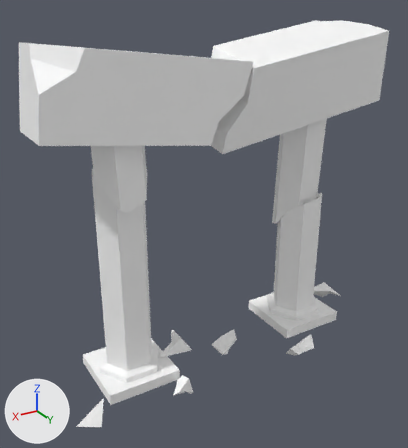
The FBX model Assets/Models/Item/Desert/ManmadeMore_shamo_shizhu4.fbx: old version first, new version second.
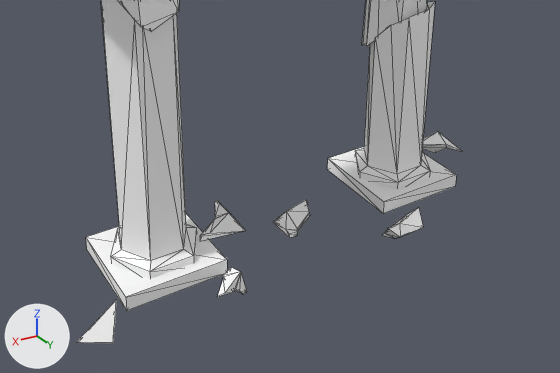
Each version appears first whole from a camera (50 mm lens) standing at (7.64, 11.7, 9.83) and looking at (0.5, -0.2, 3.88), and next in a close-up on the part from 6% to 100% of the width and 43% to 100% of the height. Arrows for +X, +Y and +Z are at lower left; the lights stay in place. The close-ups show mesh edges as thin lines. Where no turn or scale is listed for an object, it has been applied to the vertices.

In view in the first close-up: 'shamo_shizhu4'.
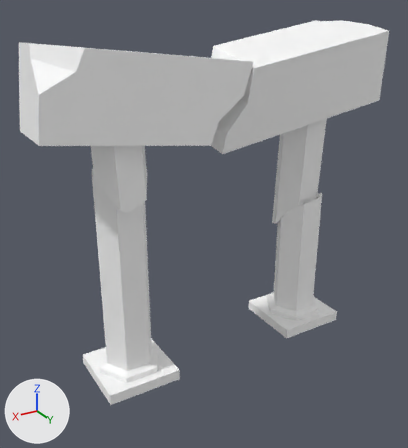
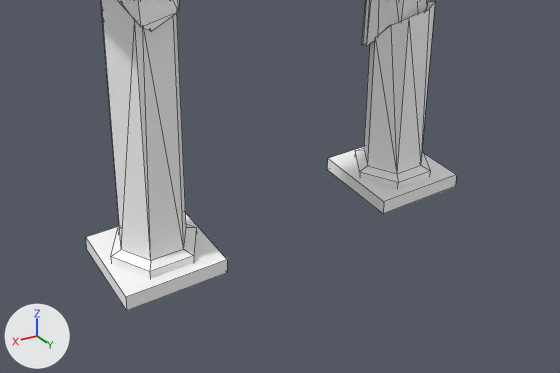
What differs and where, as boxes [x1, y1, x2, y2] in the close-ups (560 x 373 px):
'shamo_shizhu4', reshaped
    before: [77, 0, 463, 343]
    after: [86, 0, 457, 310]
part 1 of me_mesh, deleted
    before: [77, 131, 463, 343]
part 2 of me_mesh, cut back
    both: [86, 0, 457, 310]

The change, as a diff of the scene's bpy script:
```diff
--- a/Assets/Models/Item/Desert/ManmadeMore_shamo_shizhu4.fbx.py
+++ b/Assets/Models/Item/Desert/ManmadeMore_shamo_shizhu4.fbx.py
@@ me_mesh @@
 # used by ob_shamo_shizhu4; location = (0.0, 0.0, 0.0)
-me_mesh.from_pydata(...)  # 224 vertices, 392 faces; spans x -4.82..4.82, y -1.46..1.46, z -0.65..8.82
+me_mesh.from_pydata(...)  # 150 vertices, 200 faces; spans x -4.82..4.81, y -1.46..0.82, z -0.07..8.82
+# me_mesh part 1: 6 loose pieces with 74 vertices, spanning x -4.61..4.82, y -0.88..1.46, z -0.65..0.64, are deleted
+# me_mesh part 2
+# 136 faces are deleted
+# 68 new faces join them
 me_mesh.materials.append(mat_shamo_zhiwu)
```
